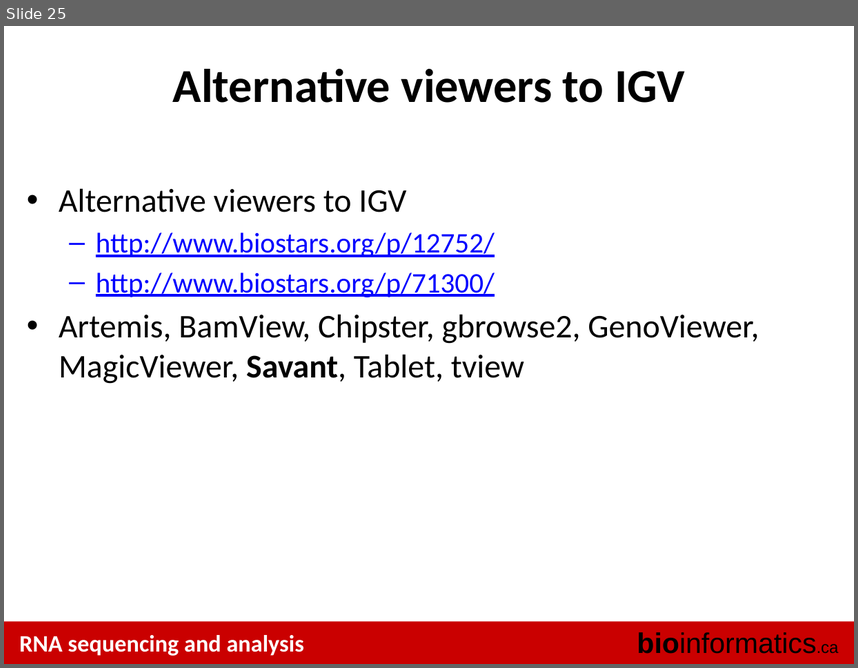
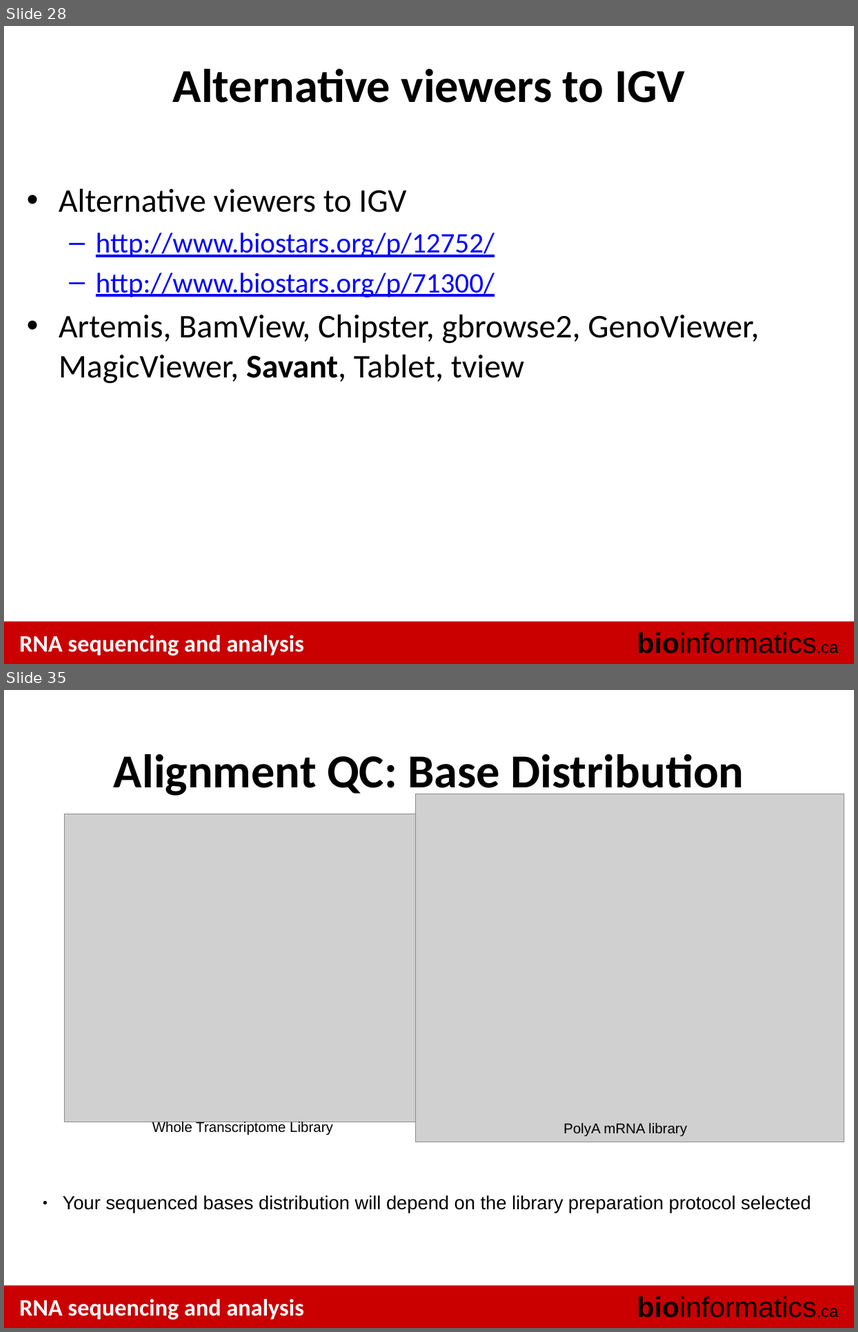
Before and after one commit to griffithlab/rnaseq_tutorial_wiki, a slide deck: LectureFiles/cbw-cshl-nygc/2015/RNASeq_Module2_Lecture.pptx. Shown one above the other, each under a label of ours: slide 25 before the commit, slides 28 and 35 after it; the slides between them are not shown. The pictures are 858x668 and 858x1332 pixels, drawn with LibreOffice and Linux fonts; fonts in the diff are those of the drawing; grey boxes stand for pictures. Boxes give left, top, right and bottom in pixels: in the first picture for what was removed or moved away, otherwise in the second. Text is boxed around its words. In the diff, an @@ line names an element or a change of style, - is before the commit and + after.

```diff
--- a/LectureFiles/cbw-cshl-nygc/2015/RNASeq_Module2_Lecture.pptx
+++ b/LectureFiles/cbw-cshl-nygc/2015/RNASeq_Module2_Lecture.pptx
@@ slide 35 added at (4, 690, 854, 1328), background #FFFFFF; not listed: 3 template elements that a slide beside it also shows @@
@@ title added at (114, 754, 744, 798), 40 pt, text #000000, bold @@
+Alignment QC: Base Distribution
@@ picture added at (415, 793, 844, 1141) @@
@@ picture added at (64, 814, 439, 1122) @@
@@ text added at (152, 1121, 333, 1135), 12 pt, text #000000 @@
+Whole Transcriptome Library
@@ text added at (564, 1123, 687, 1136), 12 pt, text #000000 @@
+PolyA mRNA library
@@ text added at (63, 1195, 811, 1213), 16 pt, text #000000 @@
+● Your sequenced bases distribution will depend on the library preparation protocol selected
@@ what was slide 25 is now slide 28 @@
```
Also in this commit, not shown: 2 slides changed, 11 other slides added.
